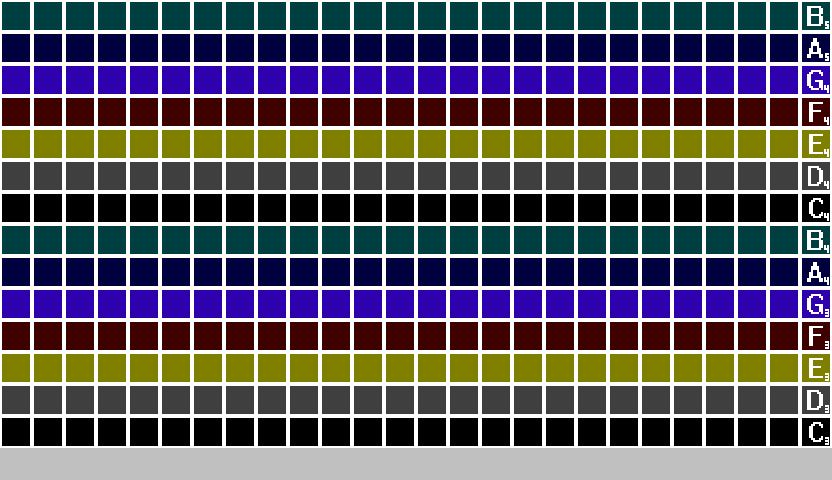
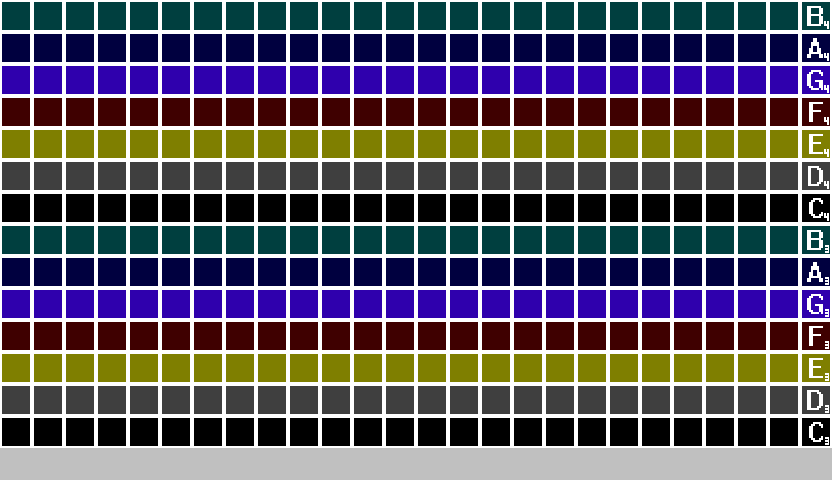
Revision of a layered w=832, h=480 image; what changed, layer by layer:
painted on "Layer" over (x1=824, y1=21, x2=829, y2=285)
